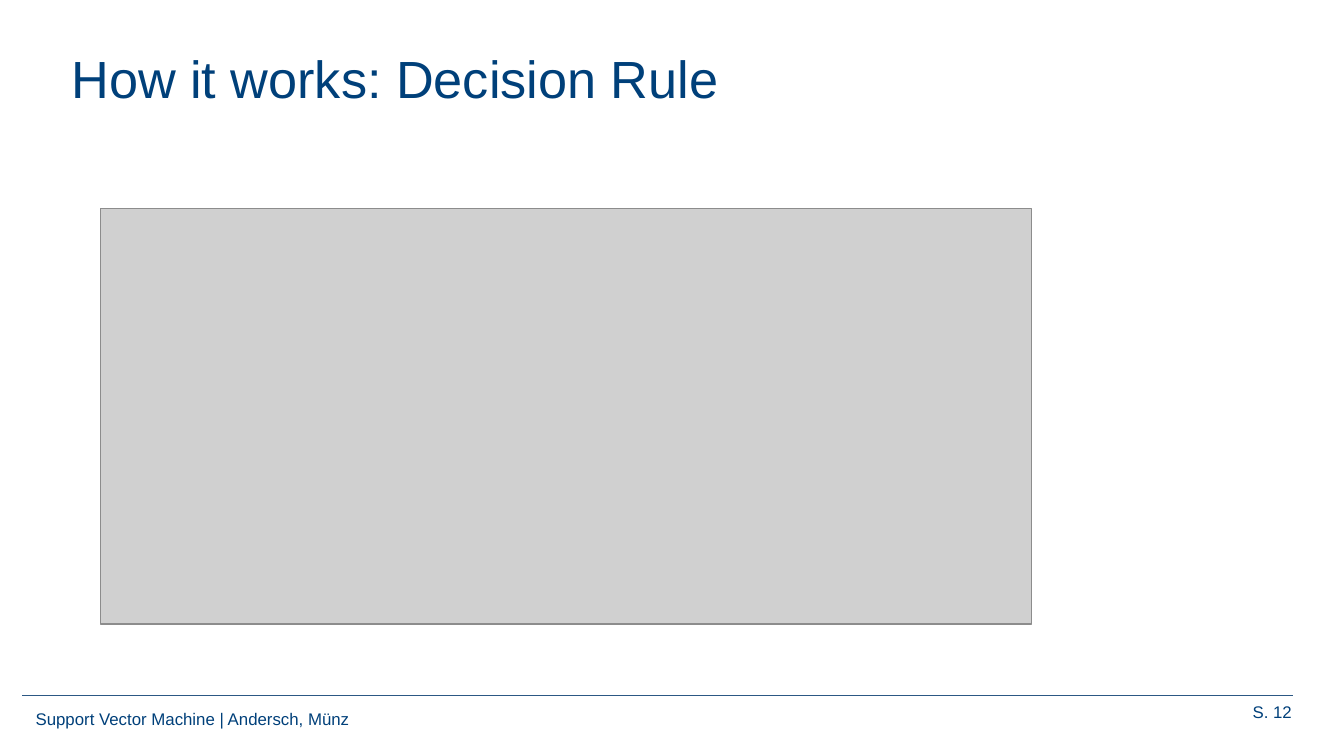
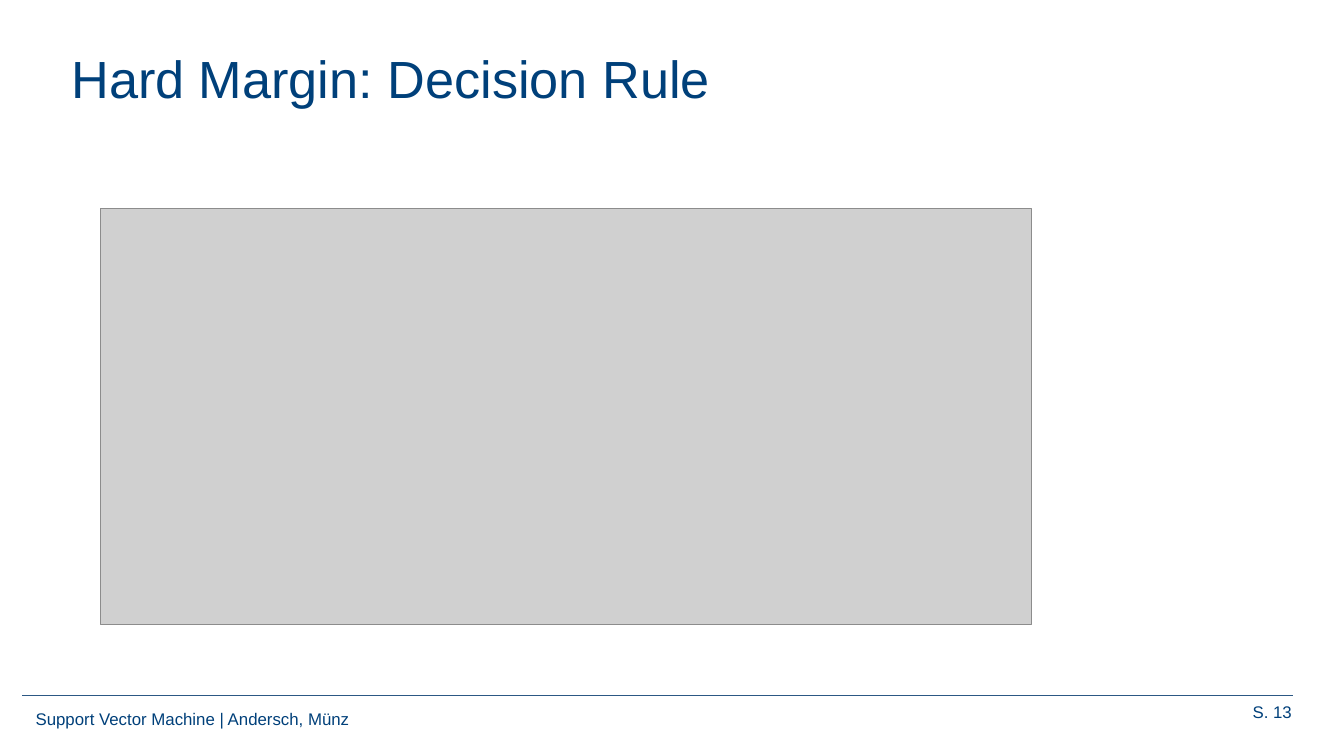
Before and after one commit to Frandersch/Statistical-Machine-Learning, a slide deck: slide 13 of Präsentation/Support Vector Machines.pptx (slide 12 before the commit). Drawn at 1344x756 pixels with LibreOffice and Linux fonts; fonts in the diff are those of the drawing; grey boxes stand for pictures; background and template pictures are left out. Boxes give left, top, right and bottom in pixels: in the first picture for what was removed or moved away, otherwise in the second. Text is boxed around its words. In the diff, an @@ line names an element or a change of style, - is before the commit and + after.

```diff
--- a/Präsentation/Support Vector Machines.pptx
+++ b/Präsentation/Support Vector Machines.pptx
@@ title at <box>71,60,709,108</box>: text changed @@
-How it works: Decision Rule
+Hard Margin: Decision Rule
@@ page number at <box>1253,706,1292,718</box>: text changed @@
-S. 12
+S. 13
```
Also in this commit, not shown: 11 other slides changed, 11 slides added, 8 slides removed.
